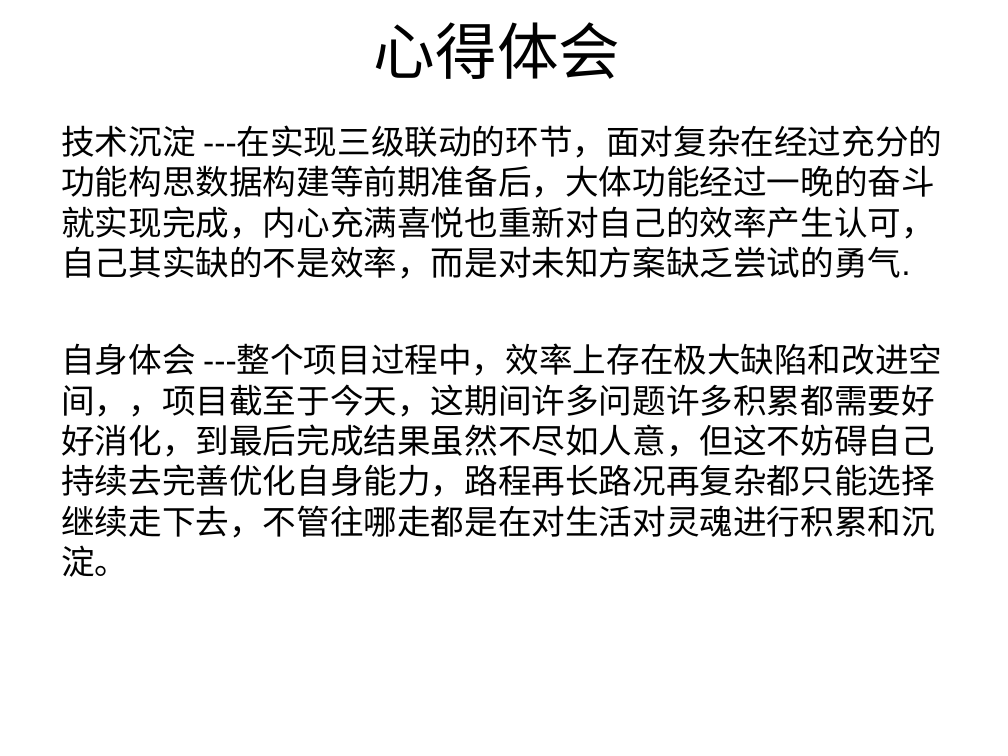
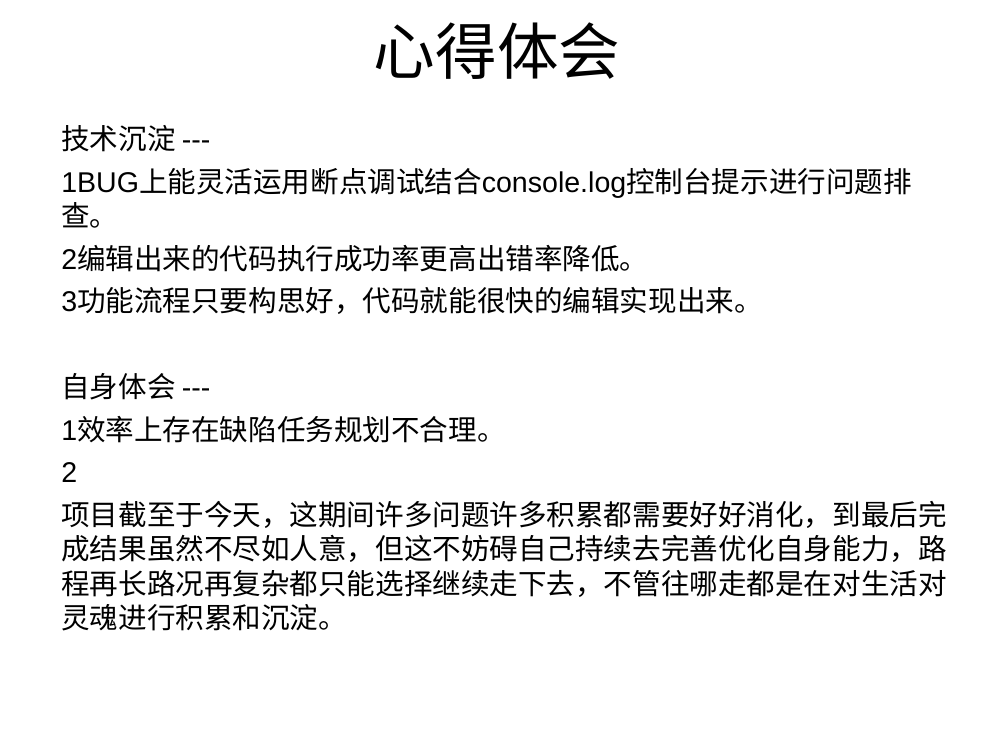
Before and after one commit to chuntong007/CY-work, a slide deck: slide 23 of 一阶项目文件/hx180310林春通一阶评审ppt模板.ppt (slide 24 before the commit). Drawn at 1008x756 pixels with LibreOffice and Linux fonts; fonts in the diff are those of the drawing; background and template pictures are left out. Boxes give left, top, right and bottom in pixels: in the first picture for what was removed or moved away, otherwise in the second. Text is boxed around its words. In the diff, an @@ line names an element or a change of style, - is before the commit and + after.

```diff
--- a/一阶项目文件/hx180310林春通一阶评审ppt模板.ppt
+++ b/一阶项目文件/hx180310林春通一阶评审ppt模板.ppt
@@ text at (61, 125, 946, 631): text changed; size 24 to 20.4 pt @@
-技术沉淀 ---在实现三级联动的环节，面对复杂在经过充分的功能构思数据构建等前期准备后，大体功能经过一晚的奋斗就实现完成，内心充满喜悦也重新对自己的效率产生认可，自己其实缺的不是效率，而是对未知方案缺乏尝试的勇气.
-自身体会 ---整个项目过程中，效率上存在极大缺陷和改进空间，，项目截至于今天，这期间许多问题许多积累都需要好好消化，到最后完成结果虽然不尽如人意，但这不妨碍自己持续去完善优化自身能力，路程再长路况再复杂都只能选择继续走下去，不管往哪走都是在对生活对灵魂进行积累和沉淀。
+技术沉淀 ---
+1BUG上能灵活运用断点调试结合console.log控制台提示进行问题排查。
+2编辑出来的代码执行成功率更高出错率降低。
+3功能流程只要构思好，代码就能很快的编辑实现出来。
+自身体会 ---
+1效率上存在缺陷任务规划不合理。
+2
+项目截至于今天，这期间许多问题许多积累都需要好好消化，到最后完成结果虽然不尽如人意，但这不妨碍自己持续去完善优化自身能力，路程再长路况再复杂都只能选择继续走下去，不管往哪走都是在对生活对灵魂进行积累和沉淀。
```
Also in this commit, not shown: 9 other slides changed, 1 slide removed, 3 other files.
